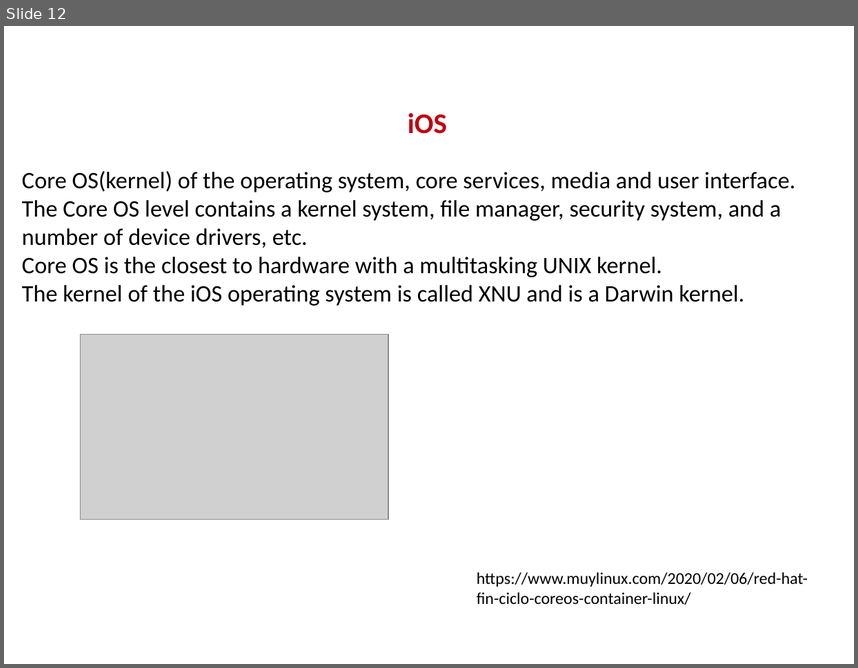
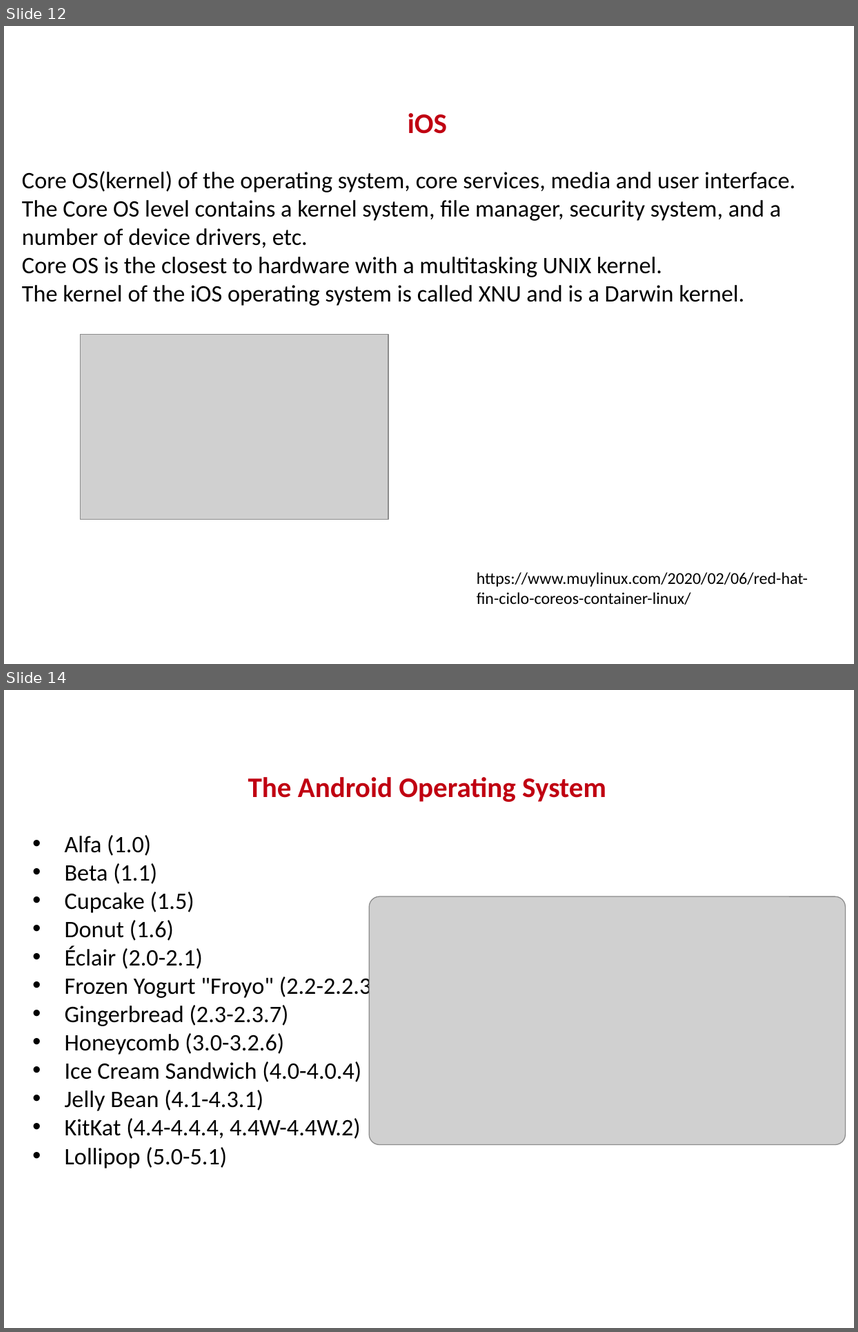
Before and after one commit to KevinSarmiento07/Evolution-Operating-System, a slide deck: DiaposEOP.pptx. Shown one above the other, each under a label of ours: slide 12 before the commit, slides 12 and 14 after it; the slides between them are not shown. The pictures are 858x668 and 858x1332 pixels, drawn with LibreOffice and Linux fonts; fonts in the diff are those of the drawing; grey boxes stand for pictures; background and template pictures are left out. Boxes give left, top, right and bottom in pixels: in the first picture for what was removed or moved away, otherwise in the second. Text is boxed around its words. In the diff, an @@ line names an element or a change of style, - is before the commit and + after.

```diff
--- a/DiaposEOP.pptx
+++ b/DiaposEOP.pptx
@@ slide 14 added at <box>4,690,854,1328</box>, background #FFFFFF @@
@@ title added at <box>248,777,606,802</box>, 24 pt, text #C00011, bold @@
+The Android Operating System
@@ text added at <box>65,835,379,1168</box>, 20 pt, text #000000 @@
+• Alfa (1.0)
+• Beta (1.1)
+• Cupcake (1.5)
+• Donut (1.6)
+• Éclair (2.0-2.1)
+• Frozen Yogurt "Froyo" (2.2-2.2.3)
+• Gingerbread (2.3-2.3.7)
+• Honeycomb (3.0-3.2.6)
+• Ice Cream Sandwich (4.0-4.0.4)
+• Jelly Bean (4.1-4.3.1)
+• KitKat (4.4-4.4.4, 4.4W-4.4W.2)
+• Lollipop (5.0-5.1)
@@ picture added at <box>370,896,846,1145</box> @@
@@ page number added at <box>766,1294,842,1320</box>, 12 pt, text #FFFFFF @@
+14
```
Also in this commit, not shown: 2 slides changed, 2 other slides added, 3 other files.
